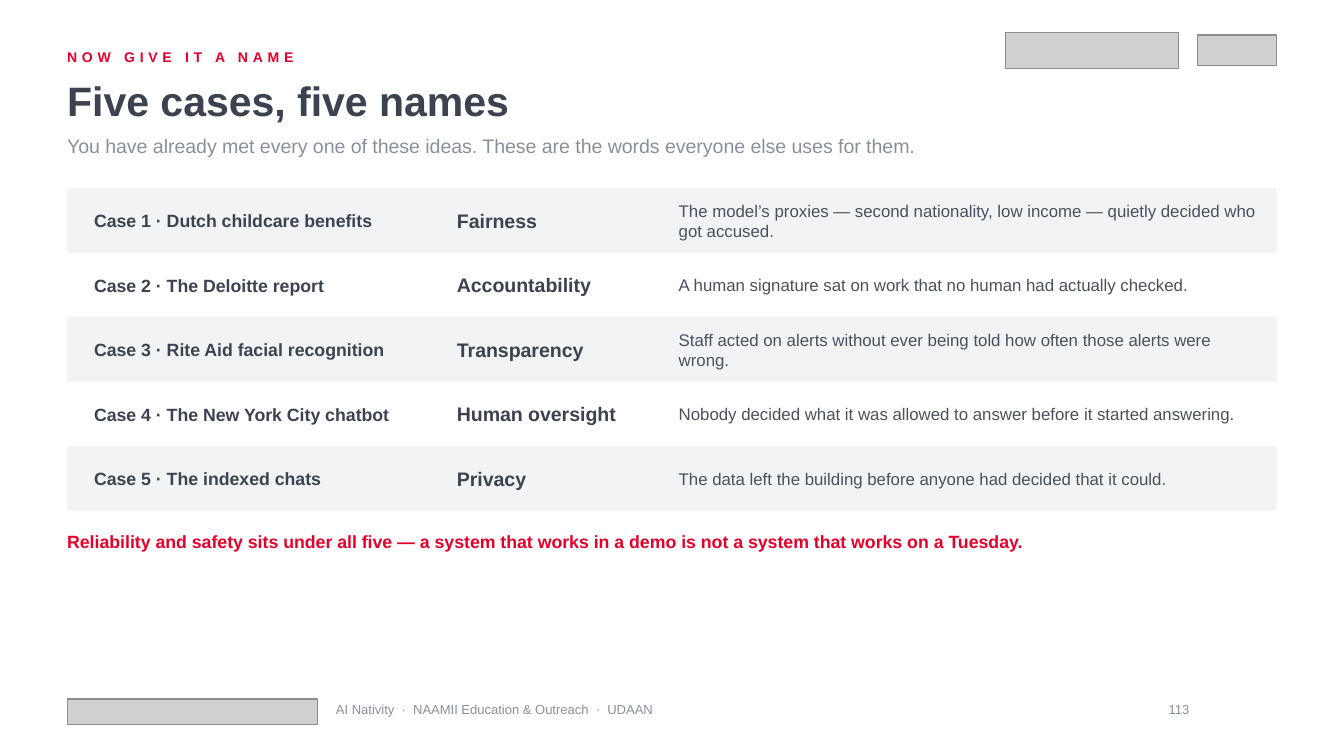
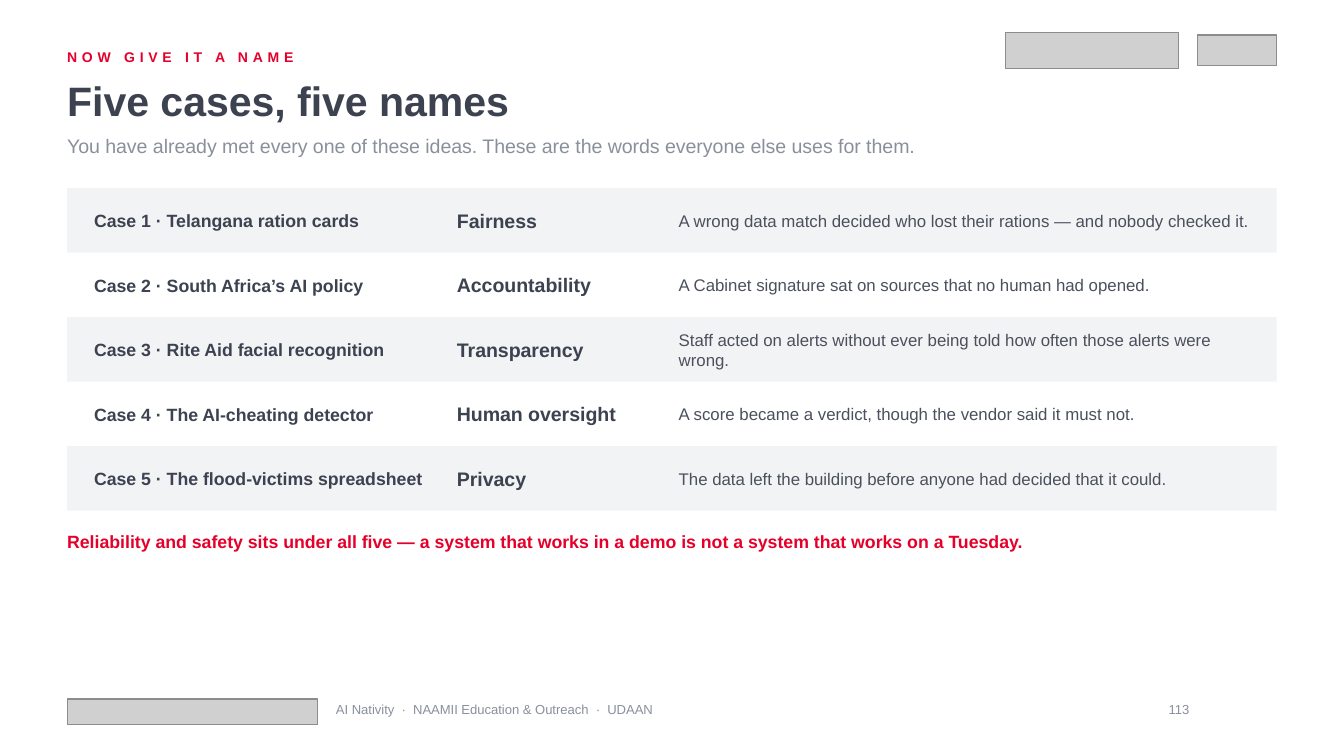
Before and after one commit to gitparihub-NAAMII/EU-UDAAN, a slide deck: slide 113 of AI Native/6-workshops/ai-nativity-2026/final/deck/ai-nativity-2026.pptx. Drawn at 1344x756 pixels with LibreOffice and Linux fonts; fonts in the diff are those of the drawing; grey boxes stand for pictures; background and template pictures are left out. Boxes give left, top, right and bottom in pixels: in the first picture for what was removed or moved away, otherwise in the second. Text is boxed around its words. In the diff, an @@ line names an element or a change of style, - is before the commit and + after.

```diff
--- a/AI Native/6-workshops/ai-nativity-2026/final/deck/ai-nativity-2026.pptx
+++ b/AI Native/6-workshops/ai-nativity-2026/final/deck/ai-nativity-2026.pptx
@@ text at <box>94,214,359,231</box>: text changed @@
-Case 1 · Dutch childcare benefits
+Case 1 · Telangana ration cards
@@ text at <box>679,215,1248,231</box>: text changed @@
-The model’s proxies — second nationality, low income — quietly decided who got accused.
+A wrong data match decided who lost their rations — and nobody checked it.
@@ text at <box>94,279,363,296</box>: text changed @@
-Case 2 · The Deloitte report
+Case 2 · South Africa’s AI policy
@@ text at <box>679,279,1150,295</box>: text changed @@
-A human signature sat on work that no human had actually checked.
+A Cabinet signature sat on sources that no human had opened.
@@ text at <box>94,408,374,425</box>: text changed @@
-Case 4 · The New York City chatbot
+Case 4 · The AI-cheating detector
@@ text at <box>679,408,1134,424</box>: text changed @@
-Nobody decided what it was allowed to answer before it started answering.
+A score became a verdict, though the vendor said it must not.
@@ text at <box>94,472,422,489</box>: text changed @@
-Case 5 · The indexed chats
+Case 5 · The flood-victims spreadsheet
```
Also in this commit, not shown: 15 other slides changed, 5 other files.
